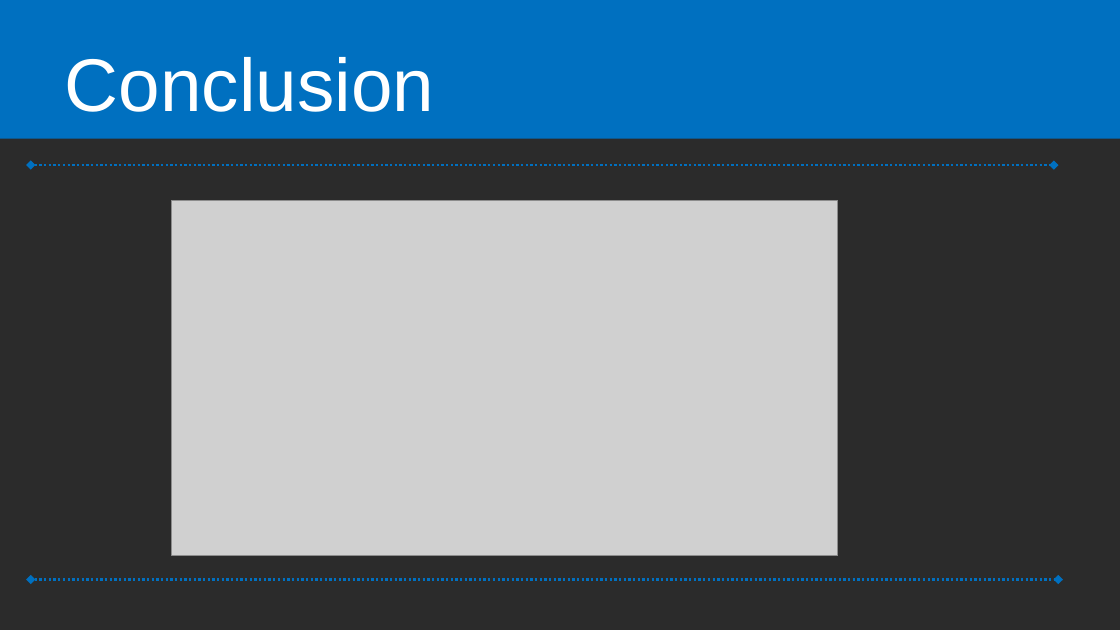
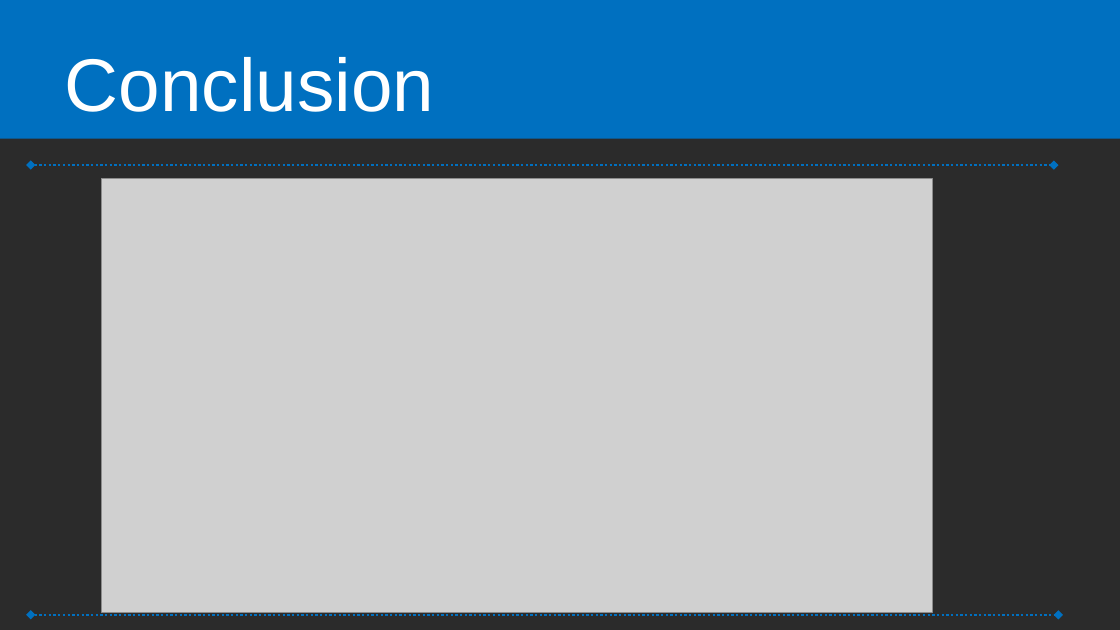
Before and after one commit to tyoon1016/Capstone_Project-Deceptive-Opnion-Spam, a slide deck: slide 9 of Capstone_Presentation.pptx. Drawn at 1120x630 pixels with LibreOffice and Linux fonts; fonts in the diff are those of the drawing; grey boxes stand for pictures; background and template pictures are left out; a plain dark background stands for a picture behind light text. Boxes give left, top, right and bottom in pixels: in the first picture for what was removed or moved away, otherwise in the second. Text is boxed around its words. In the diff, an @@ line names an element or a change of style, - is before the commit and + after.

```diff
--- a/Capstone_Presentation.pptx
+++ b/Capstone_Presentation.pptx
@@ picture: place and size @@
-picture at <box>172,200,838,556</box>
+picture at <box>102,179,933,613</box>
@@ double arrow moved from (31, 579) - (1058, 579) to (31, 615) - (1058, 615) @@
```
Also in this commit, not shown: 1 other slide changed, 1 slide added, 2 other files.
